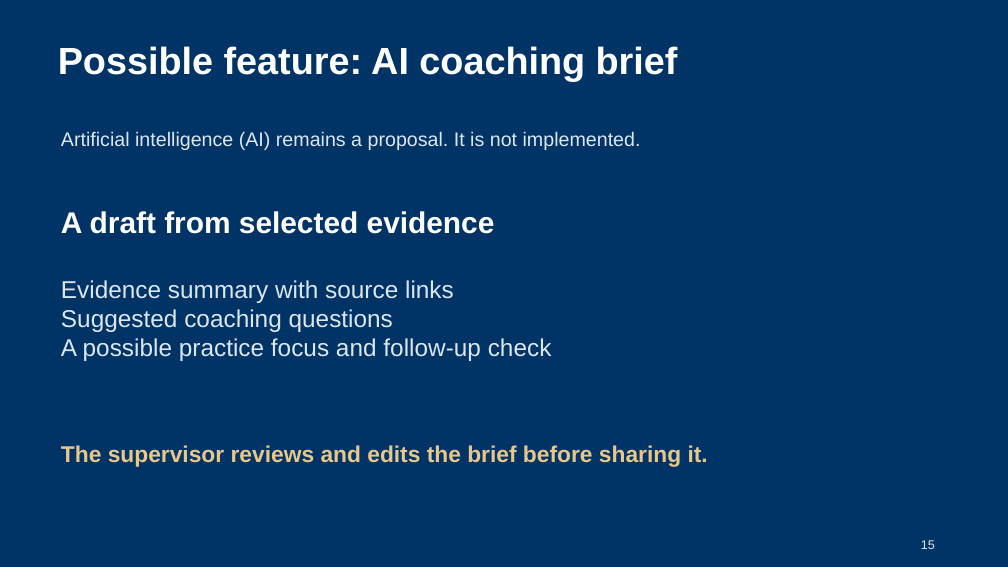
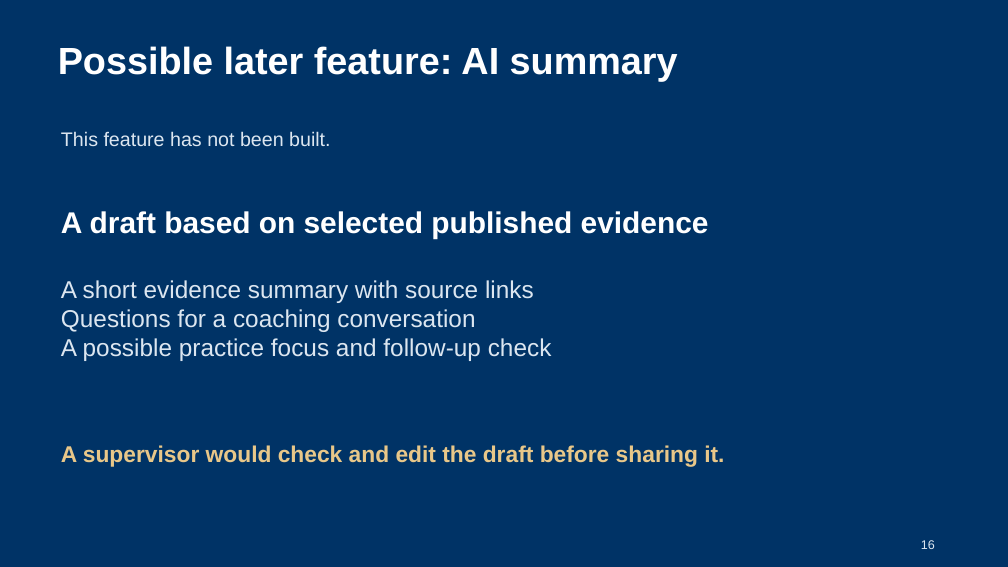
Before and after one commit to bodangren/ra-math-advantage, a slide deck: slide 16 of outputs/danielson-slt_20260907/output/HDKWA-Danielson-SLT-Feature-Review-Final.pptx (slide 15 before the commit). Drawn at 1008x567 pixels with LibreOffice and Linux fonts; fonts in the diff are those of the drawing. Boxes give left, top, right and bottom in pixels: in the first picture for what was removed or moved away, otherwise in the second. Text is boxed around its words. In the diff, an @@ line names an element or a change of style, - is before the commit and + after.

Commit message:
docs(danielson): rewrite SLT deck for school review

```diff
--- a/outputs/danielson-slt_20260907/output/HDKWA-Danielson-SLT-Feature-Review-Final.pptx
+++ b/outputs/danielson-slt_20260907/output/HDKWA-Danielson-SLT-Feature-Review-Final.pptx
@@ text at [58, 46, 678, 81]: text changed @@
-Possible feature: AI coaching brief
+Possible later feature: AI summary
@@ text at [61, 131, 330, 146]: text changed @@
-Artificial intelligence (AI) remains a proposal. It is not implemented.
+This feature has not been built.
@@ text at [61, 211, 709, 239]: text changed @@
-A draft from selected evidence
+A draft based on selected published evidence
@@ text at [61, 280, 534, 332]: text changed @@
-Evidence summary with source links
-Suggested coaching questions
+A short evidence summary with source links
+Questions for a coaching conversation
@@ text at [61, 445, 724, 466]: text changed @@
-The supervisor reviews and edits the brief before sharing it.
+A supervisor would check and edit the draft before sharing it.
```
Also in this commit, not shown: 15 other slides changed, 2 slides added, 1 slide removed.
